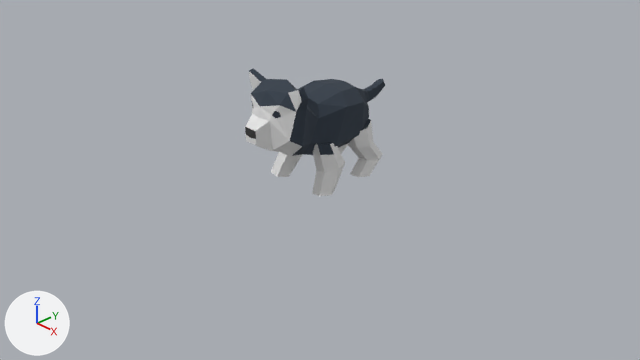
An edit to the Blender file blender/husky.blend, drawn before and after from the same camera.
One viewpoint serves both versions: the file's camera 'Camera'. Arrows for +X, +Y and +Z are at lower left; the lights stay in place.

Names of what the first picture shows: 'body', 'front-leg', 'rear-leg'.
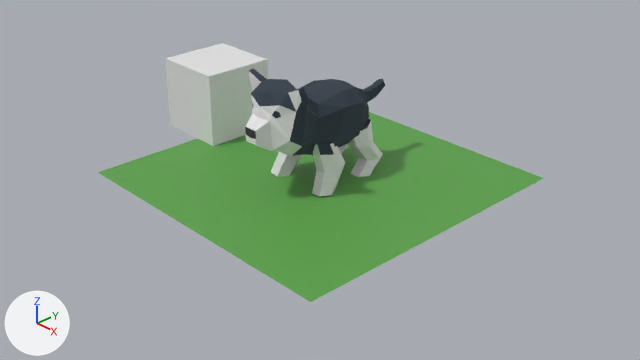
What differs and where, as boxes (x1, y1, x2, y2) in the pictures (640 x 360 px):
'Plane', shown (green): after (98, 112, 544, 302)
'one-meter', shown: after (165, 43, 268, 146)

What the commit changed:
Object 'one-meter' (ob_one_meter) is now shown.
Object 'Plane' (ob_plane) is now shown.
